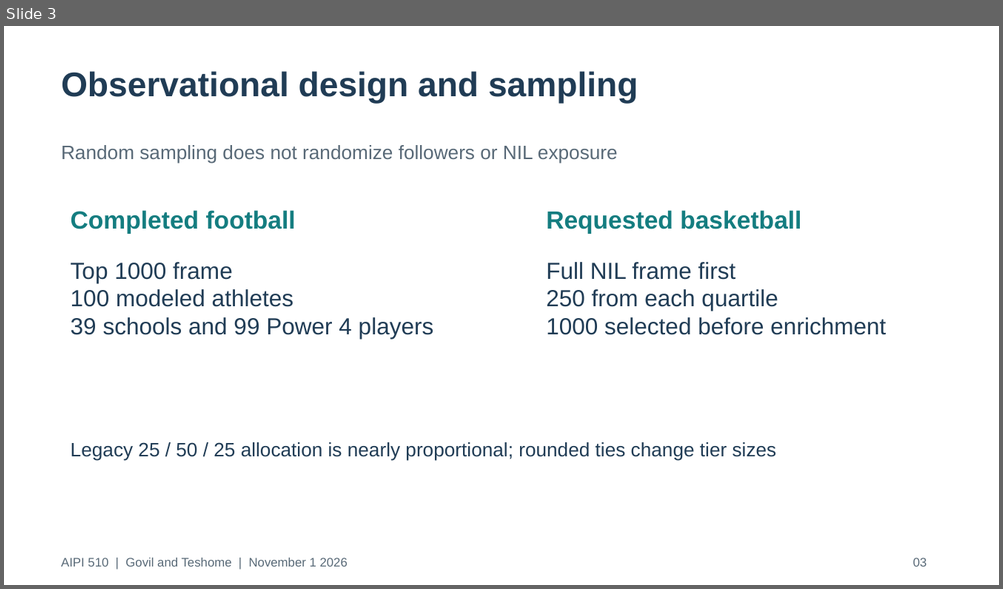
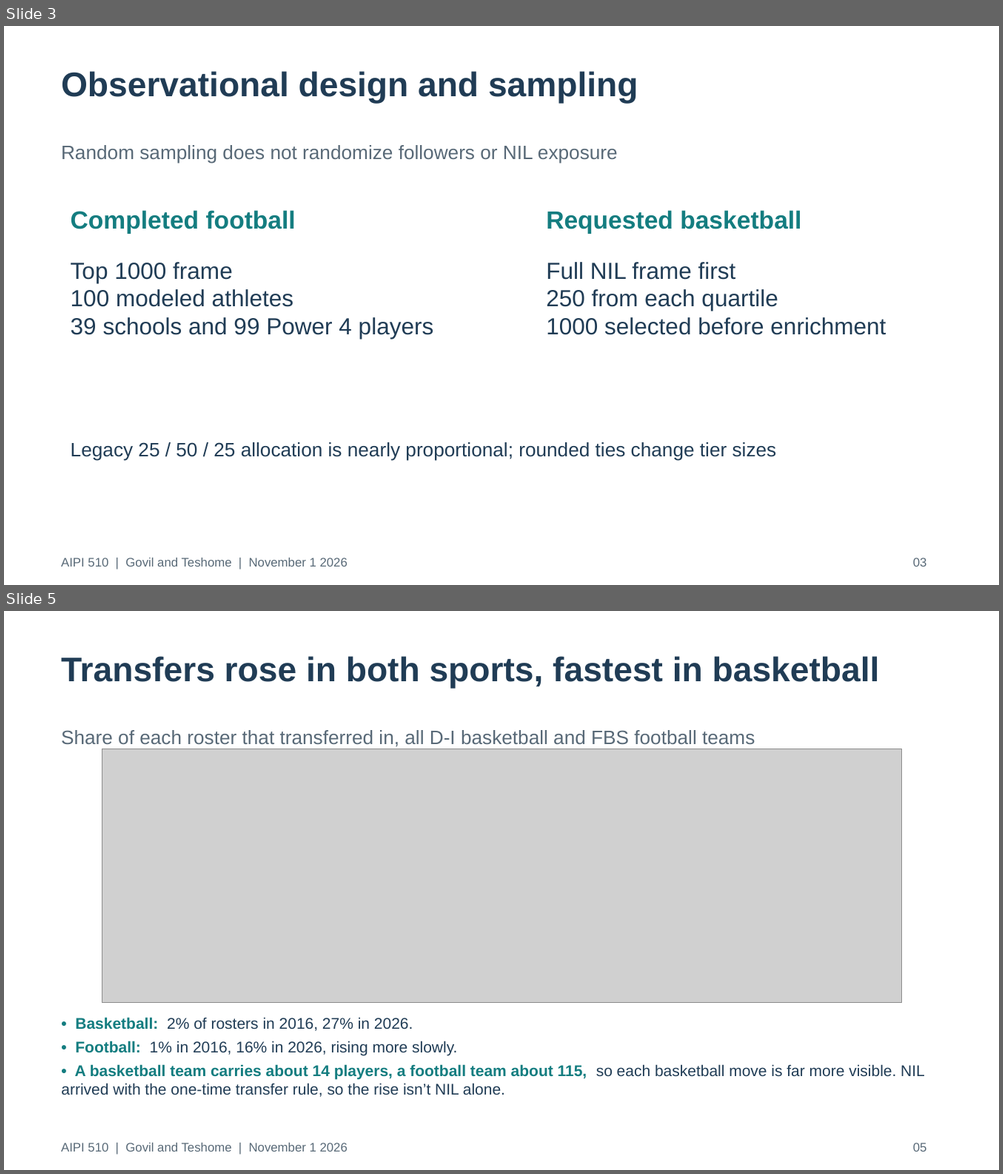
Before and after one commit to govrahul/aipi510_project2, a slide deck: deliverables/project2_presentation.pptx. Shown one above the other, each under a label of ours: slide 3 before the commit, slides 3 and 5 after it; the slides between them are not shown. The pictures are 1003x589 and 1003x1174 pixels, drawn with LibreOffice and Linux fonts; fonts in the diff are those of the drawing; grey boxes stand for pictures. Boxes give left, top, right and bottom in pixels: in the first picture for what was removed or moved away, otherwise in the second. Text is boxed around its words. In the diff, an @@ line names an element or a change of style, - is before the commit and + after.

```diff
--- a/deliverables/project2_presentation.pptx
+++ b/deliverables/project2_presentation.pptx
@@ slide 5 added at [4, 611, 999, 1170], background #FFFFFF @@
@@ text added at [61, 656, 879, 688], 33 pt, text #203C55, bold @@
+Transfers rose in both sports, fastest in basketball
@@ text added at [61, 730, 754, 747], 18.8 pt, text #586977 @@
+Share of each roster that transferred in, all D-I basketball and FBS football teams
@@ picture added at [102, 749, 902, 1002] @@
@@ text added at [61, 1017, 925, 1097], 15 pt, text #203C55 @@
+• Basketball: 2% of rosters in 2016, 27% in 2026.
+• Football: 1% in 2016, 16% in 2026, rising more slowly.
+• A basketball team carries about 14 players, a football team about 115, so each basketball move is far more visible. NIL arrived with the one-time transfer rule, so the rise isn’t NIL alone.
@@ text added at [61, 1143, 347, 1152], 12 pt, text #586977 @@
+AIPI 510 | Govil and Teshome | November 1 2026
@@ text added at [913, 1143, 927, 1152], 12 pt, text #586977 @@
+05
```
Also in this commit, not shown: 4 slides changed, 10 other slides added, 2 slides removed, 43 other files.
